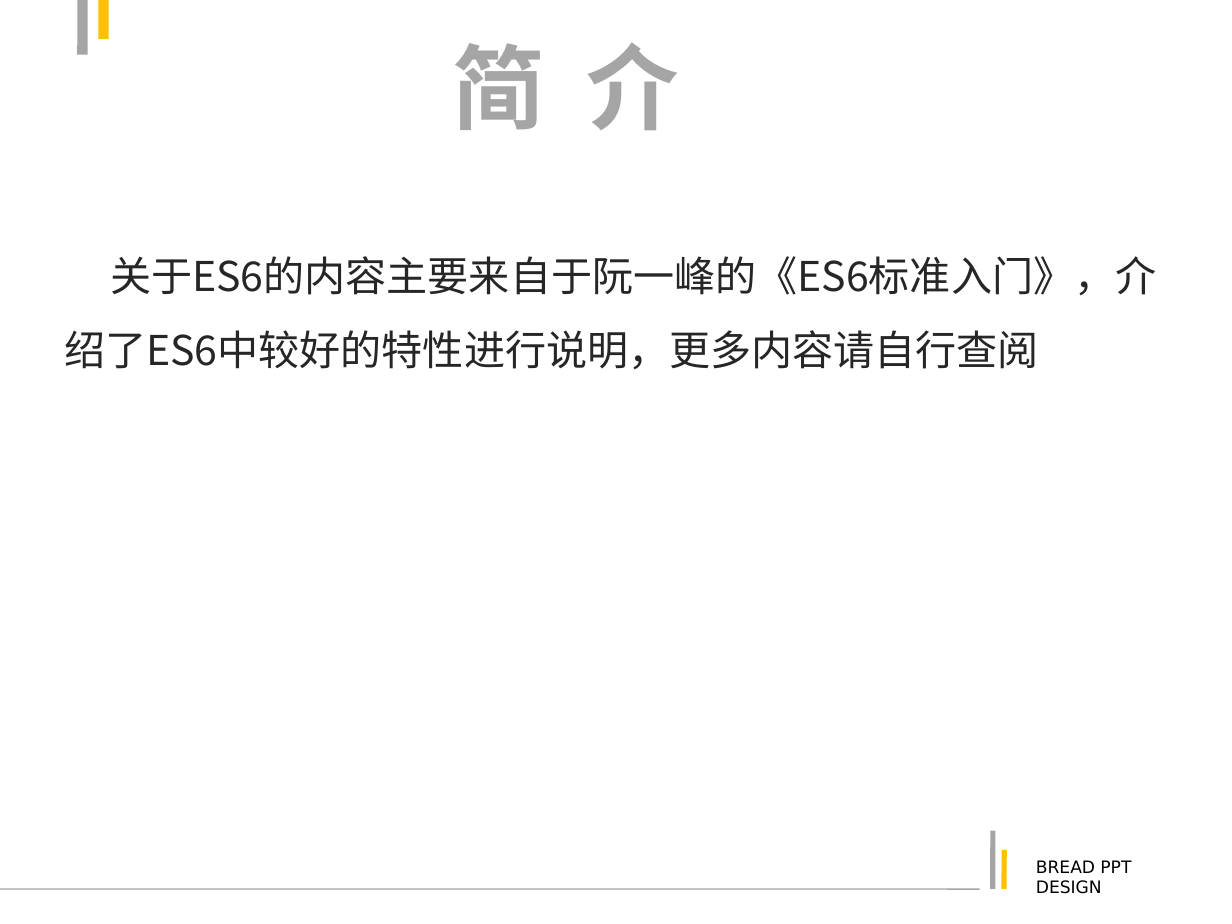
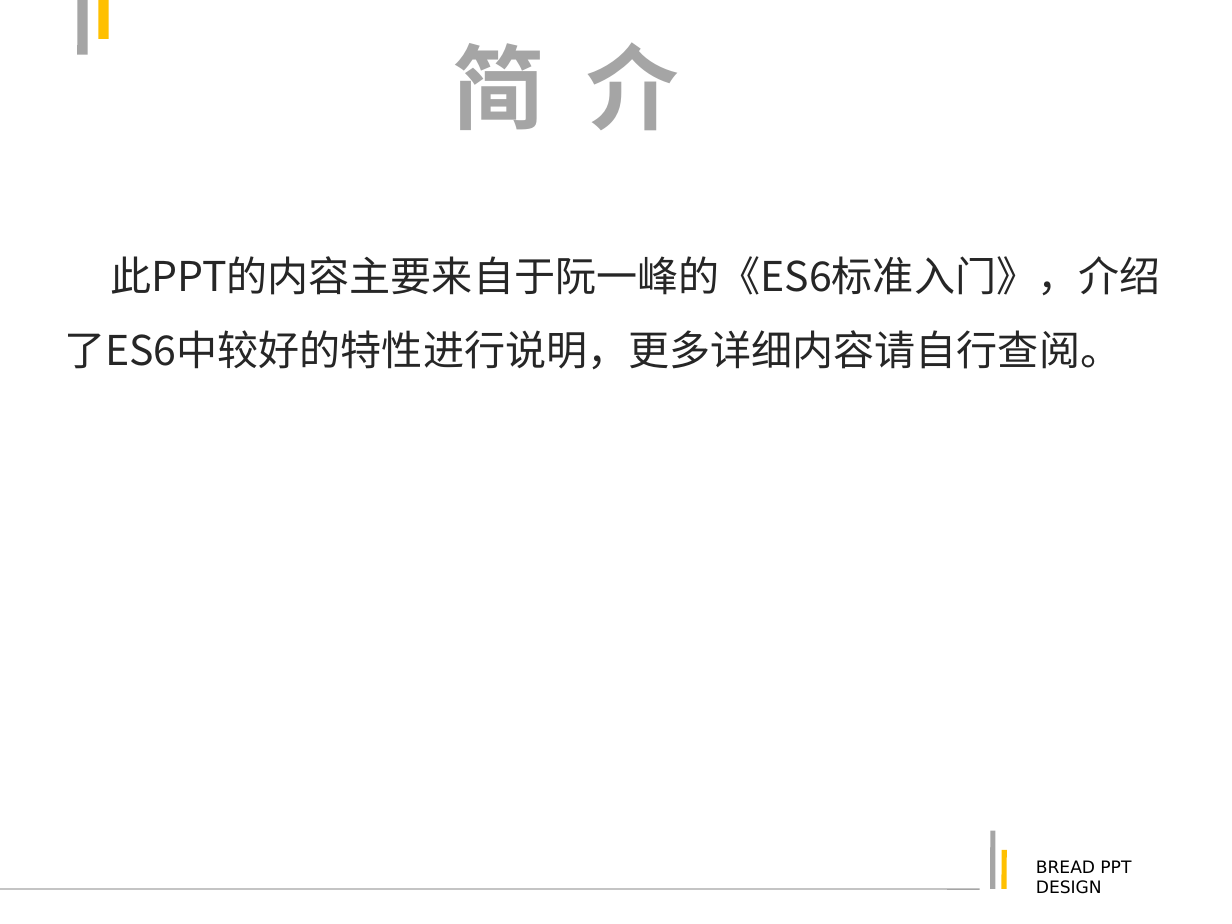
Before and after one commit to justforuse/psae-es6, a slide deck: slide 2 of es6.ppt. Drawn at 1232x924 pixels with LibreOffice and Linux fonts; fonts in the diff are those of the drawing. Boxes give left, top, right and bottom in pixels: in the first picture for what was removed or moved away, otherwise in the second. Text is boxed around its words. In the diff, an @@ line names an element or a change of style, - is before the commit and + after.

```diff
--- a/es6.ppt
+++ b/es6.ppt
@@ text at (64, 256, 1160, 369): text changed @@
-关于ES6的内容主要来自于阮一峰的《ES6标准入门》，介绍了ES6中较好的特性进行说明，更多内容请自行查阅
+此PPT的内容主要来自于阮一峰的《ES6标准入门》，介绍了ES6中较好的特性进行说明，更多详细内容请自行查阅。
```
Also in this commit, not shown: 2 other slides changed, 14 slides added, 5 other files.
